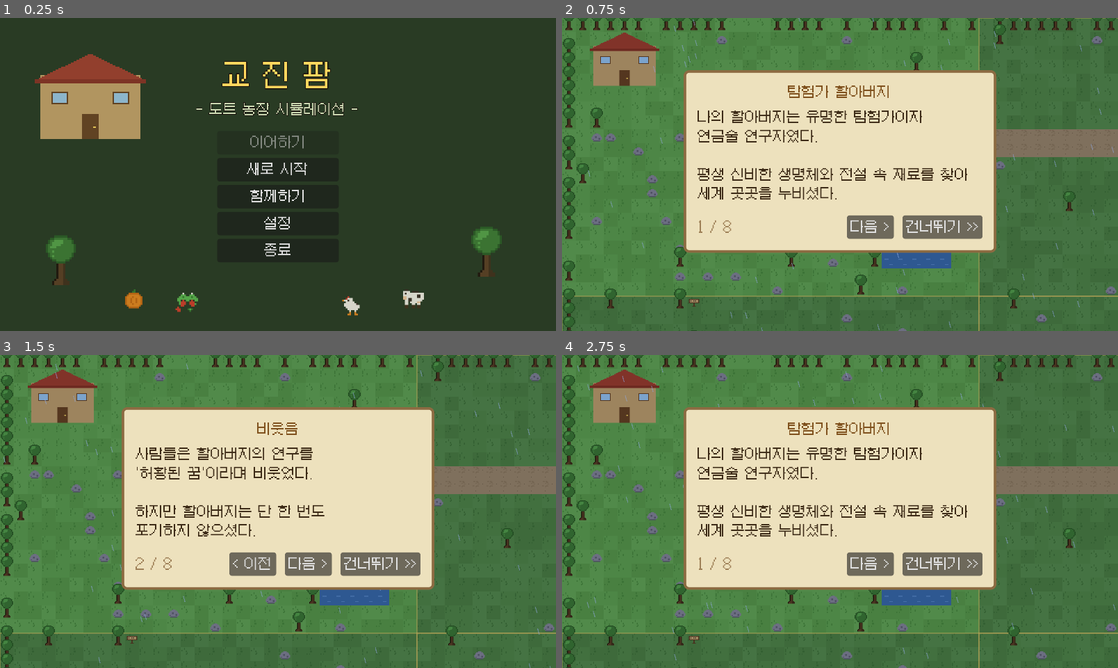
Above: before the commit, frames 1-4 (two rows, left to right).
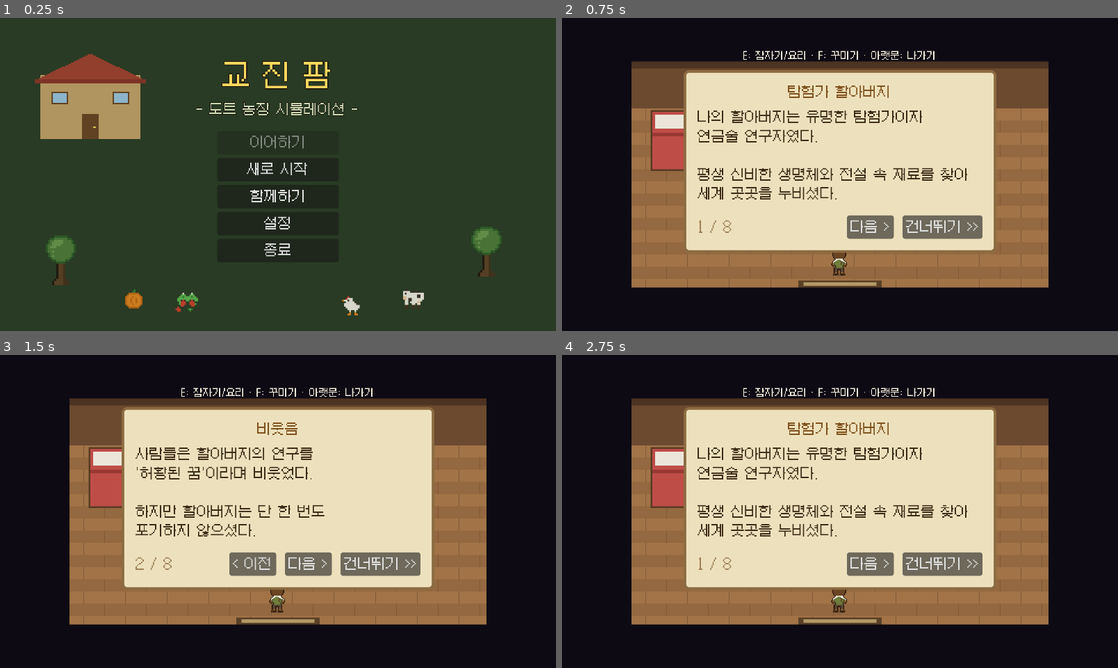
Above: after the commit, the same moments.

Repository: kyojin00/kyojingame
Game: Godot game, scene res://scenes/title.tscn
The game is run twice, just before and just after one commit, with the same random seed, the same clock (stepped at 60 frames per second) and the same inputs.
Inputs:
- Up to frame 1 (0.25 s): no input
- Up to frame 2 (0.75 s): click "새로 시작" at 0.5 s
- Up to frame 3 (1.5 s): click "다음 >" at 1.25 s
- Up to frame 4 (2.75 s): click "< 이전" at 2 s

The runs differ from the first frame. In frame 2, 67% of the frame differs, in the area x 0-100%, y 0-100%; in frame 3, 67%; in frame 4, 67%.

Commit message:
M19: 참조 시안 기반 신규 캐릭터 + 집에서 시작 + 퀘스트 보상/슬롯/트래커
- 플레이어를 24x36 대형 도트로 리뉴얼 (참조 캐릭터 시안 스타일:
  더벅머리·크림 셔츠·올리브 조끼·가방끈·장갑·부츠), NPC 팔레트 스왑 통일
- 환경 팔레트를 캐릭터에 맞춰 따뜻한 올리브톤으로 조정
- 새 게임은 물려받은 집 안에서 눈을 뜨며 시작 (편지를 읽고 문으로 나감)
- 튜토리얼 목표 달성마다 보상 지급 (돈/씨앗/목재/석재 + 기존 도구 해금)
- 도구 슬롯 자유 배치: 인벤토리 우클릭으로 원하는 숫자 슬롯과 교환 (저장)
- 퀘스트 트래커: 우측 상단 반투명 박스 + [퀘스트 (J)] 헤더

Co-Authored-By: Claude Fable 5 <noreply@anthropic.com>
Claude-Session: https://claude.ai/code/session_01G16d56kTH5eNwk3gstTUwt

Diff:
--- a/game/scenes/hud.tscn
+++ b/game/scenes/hud.tscn
@@ -73,6 +73,14 @@
 theme_override_colors/font_outline_color = Color(0.08, 0.06, 0.12, 1)
 theme_override_constants/outline_size = 2
 
+[node name="TrackerBg" type="ColorRect" parent="."]
+offset_left = 414.0
+offset_top = 24.0
+offset_right = 638.0
+offset_bottom = 112.0
+color = Color(0.06, 0.05, 0.1, 0.45)
+mouse_filter = 2
+
 [node name="Objective" type="Label" parent="."]
 offset_left = 420.0
 offset_top = 26.0
--- a/game/scenes/player.tscn
+++ b/game/scenes/player.tscn
@@ -6,7 +6,7 @@
 script = ExtResource("1_player")
 
 [node name="Sprite" type="Sprite2D" parent="."]
-offset = Vector2(-8, -23)
+offset = Vector2(-12, -35)
 centered = false
 
 [node name="Camera" type="Camera2D" parent="."]
--- a/game/scripts/game_data.gd
+++ b/game/scripts/game_data.gd
@@ -623,6 +623,27 @@
 	"build": ["rod"],
 }
 const ALL_TOOLS := ["hoe", "water", "seed", "hand", "axe", "pickaxe", "fence", "sprinkler", "rod"]
+
+# 튜토리얼 목표 달성 보상 (도구 해금과 별개)
+const TUTORIAL_REWARDS := {
+	"moved": {"money": 50},
+	"map": {"money": 50},
+	"quest": {"money": 50},
+	"note": {"seeds": {"potato": 2}},
+	"till": {"money": 30},
+	"plant": {"money": 50},
+	"water": {"money": 100},
+	"slept": {"seeds": {"carrot": 2}},
+	"harvest": {"money": 100},
+	"chop": {"wood": 5},
+	"mine": {"stone": 5},
+	"build": {"money": 150},
+	"fish": {"money": 200},
+	"shop": {"money": 300},
+}
+
+# 숫자키 1~9 도구 슬롯 (인벤토리에서 우클릭으로 자유 배치)
+var tool_slots: Array = ALL_TOOLS.duplicate()
 const TOOL_KOR := {
 	"hoe": "호미(1)", "water": "물뿌리개(2)", "seed": "씨앗(3)", "hand": "수확(4)",
 	"axe": "도끼(5)", "pickaxe": "곡괭이(6)", "fence": "울타리(7)",
@@ -761,6 +782,7 @@
 	furniture = default_furniture()
 	tutorial = fresh_tutorial()
 	unlocked_tools = ["hoe"]  # 튜토리얼을 깨며 하나씩 해금
+	tool_slots = ALL_TOOLS.duplicate()
 	owned_parcels = ["home"]
 	reset_daily()
 
@@ -866,6 +888,7 @@
 		"wood": wood,
 		"stone": stone,
 		"tool_level": tool_level,
+		"tool_slots": tool_slots,
 		"skills": skills,
 		"furniture": furniture,
 		"recipes_cooked": recipes_cooked,
--- a/game/scripts/hud.gd
+++ b/game/scripts/hud.gd
@@ -54,7 +54,7 @@
 	energy_bar.value = GameData.energy
 	wood_label.text = str(GameData.wood)
 	stone_label.text = str(GameData.stone)
-	var track := []
+	var track := ["[퀘스트 (J)]"]
 	var obj := GameData.tutorial_objective()
 	if obj != "":
 		track.append(obj)
--- a/game/scripts/interior_ui.gd
+++ b/game/scripts/interior_ui.gd
@@ -281,7 +281,7 @@
 			tex_name = "player_side_%d" % frame
 			player_sprite.flip_h = pdir == "left"
 	player_sprite.texture = main.tex[tex_name]
-	player_sprite.position = ppos + Vector2(-8, -23)
+	player_sprite.position = ppos + Vector2(-12, -35)
 	player_sprite.modulate.a = 0.4 if deco_mode else 1.0
 
 
--- a/game/scripts/inventory_ui.gd
+++ b/game/scripts/inventory_ui.gd
@@ -13,6 +13,8 @@
 var _refresh_timer := 0.0
 var _slot_normal: StyleBoxFlat
 var _slot_selected: StyleBoxFlat
+var _slot_moving: StyleBoxFlat
+var _move_from := -1  # 우클릭으로 이동 중인 슬롯 (-1 = 없음)
 
 
 func _ready() -> void:
@@ -58,6 +60,7 @@
 
 func close() -> void:
 	visible = false
+	_move_from = -1
 
 
 func _process(delta: float) -> void:
@@ -90,27 +93,49 @@
 		_slot_selected.bg_color = Color(0.24, 0.2, 0.32, 0.95)
 		_slot_selected.border_color = Color(1, 0.84, 0.37)
 		_slot_selected.set_border_width_all(2)
+		_slot_moving = _slot_normal.duplicate()
+		_slot_moving.bg_color = Color(0.3, 0.22, 0.14, 0.95)
+		_slot_moving.border_color = Color(0.45, 0.9, 0.5)
+		_slot_moving.set_border_width_all(2)
 
-	# 도구 선택 (클릭 또는 숫자키 1~9)
-	_line("[도구]", Color(0.65, 0.85, 0.6))
+	# 도구 슬롯 (좌클릭: 선택 / 우클릭: 슬롯 이동 시작 → 다른 슬롯 좌클릭으로 교환)
+	_line("[도구]  우클릭: 원하는 숫자 슬롯으로 이동", Color(0.65, 0.85, 0.6))
 	var tool_row := HBoxContainer.new()
 	tool_row.add_theme_constant_override("separation", 4)
-	for i in TOOLS.size():
-		var t: String = TOOLS[i]
-		var unlocked: bool = GameData.is_tool_unlocked(t)
+	for i in GameData.tool_slots.size():
+		var t: String = GameData.tool_slots[i]
+		var unlocked: bool = t != "" and GameData.is_tool_unlocked(t)
 		var b := Button.new()
 		b.custom_minimum_size = Vector2(28, 28)
 		b.focus_mode = Control.FOCUS_NONE
 		b.icon_alignment = HORIZONTAL_ALIGNMENT_CENTER
 		b.icon = main.tex[TOOL_ICONS[t]] if unlocked else null
-		b.disabled = not unlocked
-		b.add_theme_stylebox_override("normal",
-			_slot_selected if GameData.tool == t else _slot_normal)
+		if _move_from == i:
+			b.add_theme_stylebox_override("normal", _slot_moving)
+		else:
+			b.add_theme_stylebox_override("normal",
+				_slot_selected if (t != "" and GameData.tool == t) else _slot_normal)
 		b.add_theme_stylebox_override("hover", _slot_normal)
 		b.add_theme_stylebox_override("pressed", _slot_selected)
-		b.pressed.connect(func() -> void:
-			main.set_tool(t)
-			_rebuild())
+		var slot_i := i
+		b.gui_input.connect(func(ev: InputEvent) -> void:
+			if ev is InputEventMouseButton and ev.pressed:
+				if ev.button_index == MOUSE_BUTTON_RIGHT:
+					# 이동 모드 시작/취소
+					_move_from = -1 if _move_from == slot_i else slot_i
+					Sound.play_sfx("sfx_ui")
+					_rebuild()
+				elif ev.button_index == MOUSE_BUTTON_LEFT:
+					if _move_from >= 0 and _move_from != slot_i:
+						var tmp: String = GameData.tool_slots[_move_from]
+						GameData.tool_slots[_move_from] = GameData.tool_slots[slot_i]
+						GameData.tool_slots[slot_i] = tmp
+						_move_from = -1
+						Sound.play_sfx("sfx_place")
+						_rebuild()
+					elif _move_from < 0 and unlocked:
+						main.set_tool(GameData.tool_slots[slot_i])
+						_rebuild())
 		var num := Label.new()
 		num.text = str(i + 1)
 		num.position = Vector2(2, -4)
--- a/game/scripts/main.gd
+++ b/game/scripts/main.gd
@@ -273,9 +273,12 @@
 		hud.show_message("저장된 농장을 불러왔다!")
 	else:
 		GameData.reset_all()
-		hud.show_message("교진 팜에 온 것을 환영한다! 감자 씨앗 5개로 시작하자.")
+		hud.show_message("교진 마을에 도착했다. 할아버지의 집에서 눈을 뜬다...")
+		# 새 게임은 물려받은 집 안에서 눈을 뜨며 시작한다 (문 앞 위치로 준비)
+		player.position = Vector2(4 * TILE + 8, 5 * TILE + 8)
 		if (_shot_path == "" and OS.get_environment("KYOJIN_MP") == "") \
 				or OS.get_environment("KYOJIN_STORY") != "":
+			interior.open.call_deferred()
 			_show_intro.call_deferred()
 		if _shot_path != "" or OS.get_environment("KYOJIN_MP") != "":
 			GameData.unlock_all_tools()  # 검증 시퀀스는 모든 도구 사용
@@ -1232,8 +1235,29 @@
 	tut[flag] = true
 	Sound.play_sfx("sfx_catch")
 
-	# 목표 달성 시 새 도구 해금
+	# 목표 달성 보상 (돈/자원/씨앗)
 	var msg := "목표 달성!"
+	var reward: Dictionary = GameData.TUTORIAL_REWARDS.get(flag, {})
+	var parts := []
+	if reward.has("money"):
+		GameData.money += int(reward.money)
+		parts.append("%dG" % int(reward.money))
+	if reward.has("wood"):
+		GameData.wood += int(reward.wood)
+		parts.append("목재 %d" % int(reward.wood))
+	if reward.has("stone"):
+		GameData.stone += int(reward.stone)
+		parts.append("석재 %d" % int(reward.stone))
+	if reward.has("seeds"):
+		for sid in reward.seeds:
+			GameData.seeds[sid] += int(reward.seeds[sid])
+			parts.append("%s 씨앗 x%d" % [GameData.CROPS[sid].name, int(reward.seeds[sid])])
+	if not parts.is_empty():
+		msg += " 보상: " + ", ".join(parts)
+	if Net.is_host():
+		_broadcast_stats()
+
+	# 새 도구 해금
 	var unlocked: Array = GameData.TUTORIAL_UNLOCKS.get(flag, [])
 	if not unlocked.is_empty():
 		var names := []
@@ -1590,6 +1614,11 @@
 	GameData.stone = int(d.get("stone", 0))
 	for k in d.get("tool_level", {}):
 		GameData.tool_level[k] = int(d.tool_level[k])
+	var slots: Variant = d.get("tool_slots", null)
+	if typeof(slots) == TYPE_ARRAY and slots.size() == 9:
+		GameData.tool_slots = []
+		for t in slots:
+			GameData.tool_slots.append(str(t))
 	for k in d.seeds:
 		GameData.seeds[k] = int(d.seeds[k])
 	for k in d.produce:
@@ -1812,25 +1841,12 @@
 			["계속하기", null],
 		])
 		return
-	if event.is_action_pressed("tool_1"):
-		set_tool("hoe")
-	elif event.is_action_pressed("tool_2"):
-		set_tool("water")
-	elif event.is_action_pressed("tool_3"):
-		set_tool("seed")
-	elif event.is_action_pressed("tool_4"):
-		set_tool("hand")
-	elif event.is_action_pressed("tool_5"):
-		set_tool("axe")
-	elif event.is_action_pressed("tool_6"):
-		set_tool("pickaxe")
-	elif event.is_action_pressed("tool_7"):
-		set_tool("fence")
-	elif event.is_action_pressed("tool_8"):
-		set_tool("sprinkler")
-	elif event.is_action_pressed("tool_9"):
-		set_tool("rod")
-	elif event.is_action_pressed("cycle_seed"):
+	for slot_i in 9:
+		if event.is_action_pressed("tool_%d" % (slot_i + 1)):
+			if slot_i < GameData.tool_slots.size() and GameData.tool_slots[slot_i] != "":
+				set_tool(GameData.tool_slots[slot_i])
+			return
+	if event.is_action_pressed("cycle_seed"):
 		GameData.cycle_seed()
 		set_tool("seed")
 	elif event.is_action_pressed("use_tool"):
@@ -2001,13 +2017,13 @@
 	# 낚시 인디케이터 (대기: 점점점 / 입질: 노란 느낌표)
 	if player != null:
 		if fishing_state == "waiting":
-			var base := player.position + Vector2(-6, -38)
+			var base := player.position + Vector2(-6, -50)
 			var dots := int(weather_time * 2.0) % 3 + 1
 			for i in dots:
 				overlay.draw_rect(Rect2(base + Vector2(i * 5, 0), Vector2(2, 2)),
 					Color(1, 1, 1, 0.8))
 		elif fishing_state == "bite":
-			var base := player.position + Vector2(-1, -46)
+			var base := player.position + Vector2(-1, -58)
 			overlay.draw_rect(Rect2(base, Vector2(3, 7)), Color(1, 0.85, 0.2))
 			overlay.draw_rect(Rect2(base + Vector2(0, 9), Vector2(3, 3)), Color(1, 0.85, 0.2))
 
@@ -2023,7 +2039,7 @@
 	# 반환: [문구, 기준 위치(월드)] 또는 []
 	if player == null or ui_open():
 		return []
-	var above_player := player.position + Vector2(0, -40)
+	var above_player := player.position + Vector2(0, -52)
 	if fishing_state == "bite":
 		return ["지금이다!", above_player]
 	if fishing_state == "waiting":
@@ -2121,7 +2137,7 @@
 		return  # 목적지 근처에서는 숨긴다
 	var dirv := to.normalized()
 	var bob := sin(weather_time * 6.0) * 2.0
-	var base := player.position + Vector2(0, -34) + dirv * (16.0 + bob)
+	var base := player.position + Vector2(0, -44) + dirv * (16.0 + bob)
 	var tip := base + dirv * 7.0
 	var left := base + dirv.rotated(2.6) * 4.0
 	var right := base + dirv.rotated(-2.6) * 4.0
--- a/game/scripts/npc.gd
+++ b/game/scripts/npc.gd
@@ -16,7 +16,7 @@
 func _ready() -> void:
 	sprite = Sprite2D.new()
 	sprite.centered = false
-	sprite.offset = Vector2(-8, -23)
+	sprite.offset = Vector2(-12, -35)
 	add_child(sprite)
 	target = position
 	wait = randf_range(0.5, 2.0)
--- a/game/scripts/remote_player.gd
+++ b/game/scripts/remote_player.gd
@@ -13,7 +13,7 @@
 func _ready() -> void:
 	sprite = Sprite2D.new()
 	sprite.centered = false
-	sprite.offset = Vector2(-8, -23)
+	sprite.offset = Vector2(-12, -35)
 	sprite.modulate = tint
 	add_child(sprite)
 	target_pos = position
Binary file changed: game/assets/sprites/grass_spring_0.png
Binary file changed: game/assets/sprites/grass_spring_1.png
Binary file changed: game/assets/sprites/grass_spring_2.png
Binary file changed: game/assets/sprites/grass_summer_0.png
Binary file changed: game/assets/sprites/grass_summer_1.png
Binary file changed: game/assets/sprites/grass_summer_2.png
Binary file changed: game/assets/sprites/npc_fisher_down_0.png
Binary file changed: game/assets/sprites/npc_fisher_down_1.png
Binary file changed: game/assets/sprites/npc_fisher_side_0.png
Binary file changed: game/assets/sprites/npc_fisher_side_1.png
Binary file changed: game/assets/sprites/npc_fisher_up_0.png
Binary file changed: game/assets/sprites/npc_fisher_up_1.png
(and 16 more such lines)
